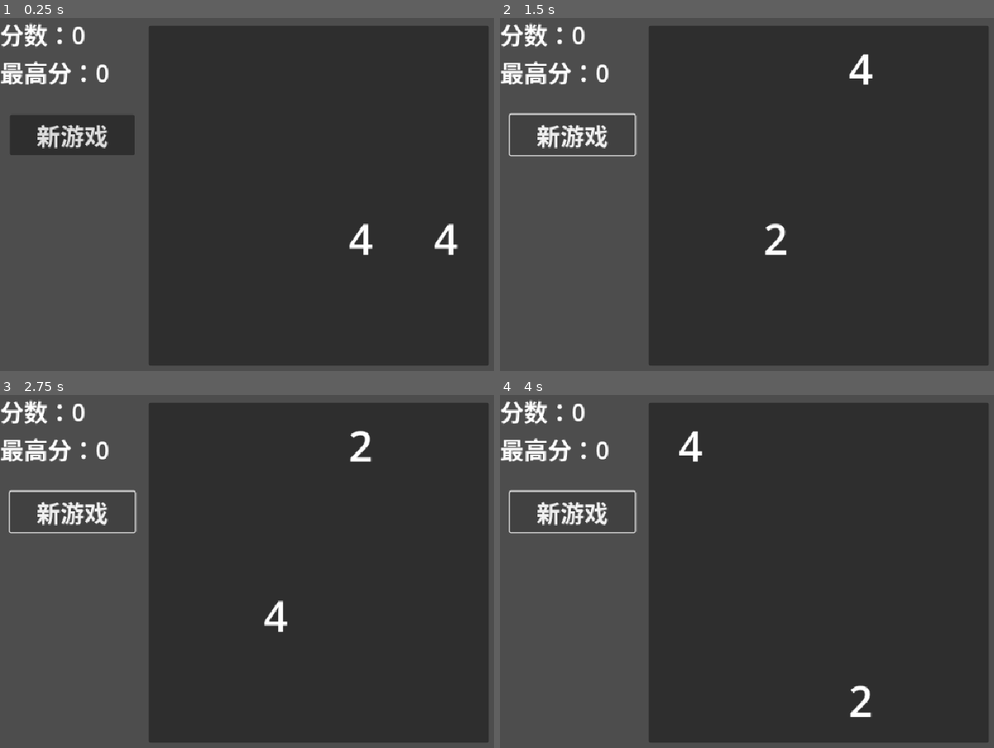
Above: before the commit, frames 1-4 (two rows, left to right).
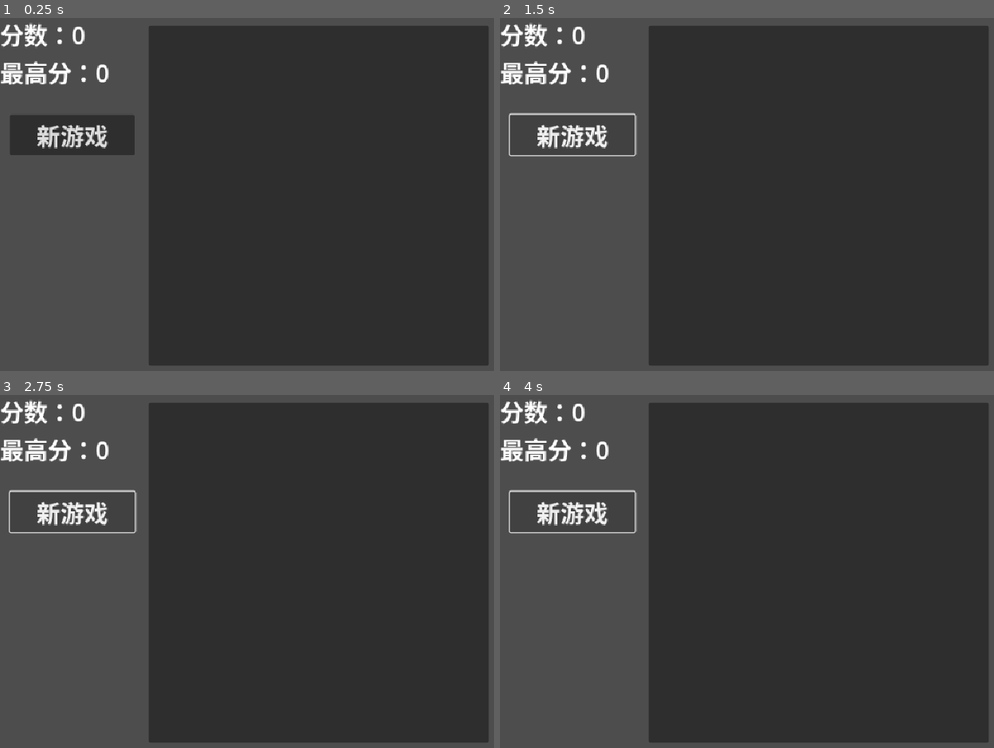
Above: after the commit, the same moments.

Repository: 168AD/2048
Game: Godot game, scene res://manager/game_manager.tscn
Two runs of this game, one before a commit and one after it. Both use one fixed random seed, a clock stepped at 60 frames per second and the inputs below. This scene is started directly instead of the project's main scene.
Inputs:
- Up to frame 1 (0.25 s): no input
- Up to frame 2 (1.5 s): click "新游戏" at 0.5 s; tap Enter at 1.25 s; hold Right (ui_right) from 1.28 s (still down)
- Up to frame 3 (2.75 s): tap Space at 2 s; release Right (ui_right) at 2.03 s; hold Down (ui_down) from 2.03 s (still down)
- Up to frame 4 (4 s): tap Enter at 2.75 s; release Down (ui_down) at 2.78 s; hold Right (ui_right) 2.78-3.53 s; tap Space at 3.5 s; hold Up (ui_up) from 3.53 s (still down)

The runs differ from the first frame. In frame 1, 0.4% of the frame differs, in the area x 70-93%, y 58-68%; in frame 2, 0.4%; in frame 3, 0.4%; in frame 4, 0.4%.
Error after the commit: Invalid access of index '0' on a base object of type: 'Array'. (res://scripts/view/board_view.gd:20)

Commit message:
存档功能v1.4
重写了Persist.gd，新增了GameRes。是目前能想到的最佳存读档功能实现了。

Diff:
--- a/scripts/board.gd
+++ b/scripts/board.gd
@@ -8,15 +8,16 @@
 @export var board_res: BoardRes
 
 #region 存读档
-func save_data() -> Resource:
+func save_res() -> GameRes:
 	return board_res
 
-func load_data(_res: Resource) -> void:
+func load_res(_res: GameRes) -> void:
 	if _res is BoardRes:
 		board_res = _res
 	else:
 		GlobalLogger.warning("无相应棋盘资源", "存档")
 		board_res = BoardRes.new()
+		board_res.new_game()
 
 	_connect_signals()
 	board_res.load_initial()
--- /dev/null
+++ b/scripts/class/game_res.gd
@@ -0,0 +1,9 @@
+extends Resource
+class_name GameRes
+
+
+func load_initial():
+	push_error("游戏资源%s未实现数据加载初始化函数" % self.name)
+
+func new_game():
+	push_error("游戏资源%s未实现新游戏数据初始化函数" % self.name)
--- a/scripts/class/persist.gd
+++ b/scripts/class/persist.gd
@@ -1,22 +1,37 @@
 extends Node2D
 class_name Persist
-
-#@export var resource: Resource
 
 func _enter_tree() -> void:
 	add_to_group("Persist")
 	GlobalLogger.debug("持久化节点" + self.name + "已加载", "存档")
 	await self.ready
-	load_data(GlobalSave.get_from_manager(self.get_path()))
+	load_res(GlobalSave.get_from_manager(self.get_path()))
 
 func _exit_tree() -> void:
-	var resource = save_data()
+	var resource = save_res()
 	if resource == null:
 		return
 	GlobalSave.save_to_manager(self.get_path(), resource)
 
-func save_data() -> Resource:
+#@export var res_class: GDScript
+#@export var res: GameRes
+
+func save_res() -> GameRes:
+	#return res
+	push_error("持久化节点%s未实现返回资源函数" % self.name)
 	return null
 
-func load_data(_res: Resource) -> void:
-	return
+func load_res(_res: GameRes) -> void:
+	#if _res is res_class:
+		#res = _res
+	#else:
+		#GlobalLogger.warning("无%s所请求的资源" % self.name, "存档")
+		#res = res_class.new()
+		#res.new_game()
+	#
+	#_connect_signals()
+	#res.load_initial()
+	push_error("持久化节点%s未实现加载资源函数" % self.name)
+
+func _connect_signals():
+	push_error("持久化节点实例未实现连接信号函数")
--- a/scripts/resource/board_res.gd
+++ b/scripts/resource/board_res.gd
@@ -1,4 +1,4 @@
-extends Resource
+extends GameRes
 class_name BoardRes
 
 signal board_updated
@@ -14,10 +14,7 @@
 var column = 4
 
 func new_game():
-	for i in row:
-		for j in column:
-			board[i][j] = 0
-
+	board = _create_space_array()
 	board_history = []
 	board_future = {}
 	add_entry_future = {}
--- a/scripts/resource/score_res.gd
+++ b/scripts/resource/score_res.gd
@@ -1,4 +1,4 @@
-extends Resource
+extends GameRes
 class_name ScoreRes
 
 @export var score: int
--- a/scripts/ui/score.gd
+++ b/scripts/ui/score.gd
@@ -5,15 +5,16 @@
 @onready var score_display: Label = $Container/ScoreDisplay
 @onready var highest_display: Label = $Container/HighestDisplay
 
-func save_data() -> Resource:
+func save_res() -> GameRes:
 	return score_res
 
-func load_data(_res: Resource) -> void:
+func load_res(_res: GameRes) -> void:
 	if _res is ScoreRes:
 		score_res = _res
 	else:
-		GlobalLogger.warning("无相应分数资源", "存档")
+		GlobalLogger.warning("无%s所请求的资源" % self.name, "存档")
 		score_res = ScoreRes.new()
+		score_res.new_game()
 
 	_connect_signals()
 	score_res.load_initial()
--- a/ui/score.tscn
+++ b/ui/score.tscn
@@ -1,15 +1,9 @@
 [gd_scene format=3 uid="uid://b6byxtfr81cti"]
 
 [ext_resource type="Script" uid="uid://cthsu0rk51pb5" path="res://scripts/ui/score.gd" id="1_7b0px"]
-[ext_resource type="Script" uid="uid://bj5tgove46sjj" path="res://scripts/resource/score_res.gd" id="2_phtbq"]
-
-[sub_resource type="Resource" id="Resource_phtbq"]
-script = ExtResource("2_phtbq")
-metadata/_custom_type_script = "uid://bj5tgove46sjj"
 
 [node name="Score" type="Node2D" unique_id=448192639]
 script = ExtResource("1_7b0px")
-score_res = SubResource("Resource_phtbq")
 metadata/_custom_type_script = "uid://c6kcuba4rdprq"
 
 [node name="Container" type="VBoxContainer" parent="." unique_id=1747697053]
Not shown, added: scripts/class/game_res.gd.uid
